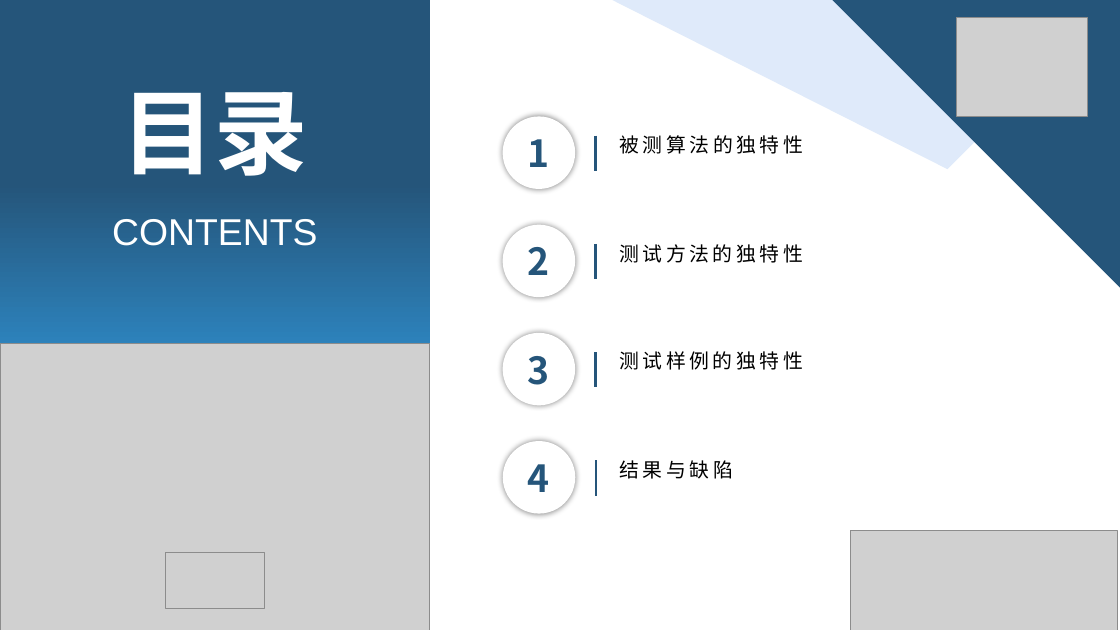
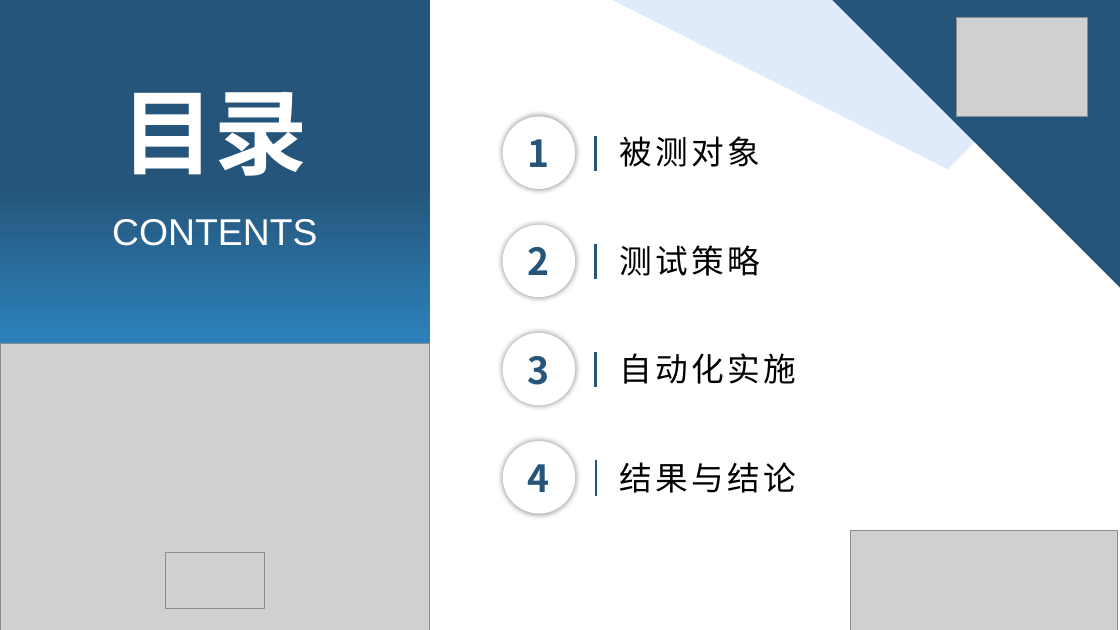
Before and after one commit to xingruliming/Software_testing, a slide deck: slide 2 of deliverables/模块一测试工作汇报/模块一测试工作汇报.pptx. Drawn at 1120x630 pixels with LibreOffice and Linux fonts; fonts in the diff are those of the drawing; grey boxes stand for pictures. Boxes give left, top, right and bottom in pixels: in the first picture for what was removed or moved away, otherwise in the second. Text is boxed around its words. In the diff, an @@ line names an element or a change of style, - is before the commit and + after.

Commit message:
模块一测试工作汇报

```diff
--- a/deliverables/模块一测试工作汇报/模块一测试工作汇报.pptx
+++ b/deliverables/模块一测试工作汇报/模块一测试工作汇报.pptx
@@ text at <box>620,136,761,167</box>: text changed; size 17 to 28 pt @@
-被测算法的独特性
+被测对象
@@ text at <box>619,245,760,276</box>: text changed; size 17 to 28 pt @@
-测试方法的独特性
+测试策略
@@ text at <box>619,353,796,384</box>: text changed; size 17 to 28 pt @@
-测试样例的独特性
+自动化实施
@@ text at <box>620,462,797,493</box>: text changed; size 17 to 28 pt @@
-结果与缺陷
+结果与结论
```
Also in this commit, not shown: 9 other slides changed, 4 slides added, 1 slide removed, 9 other files.
